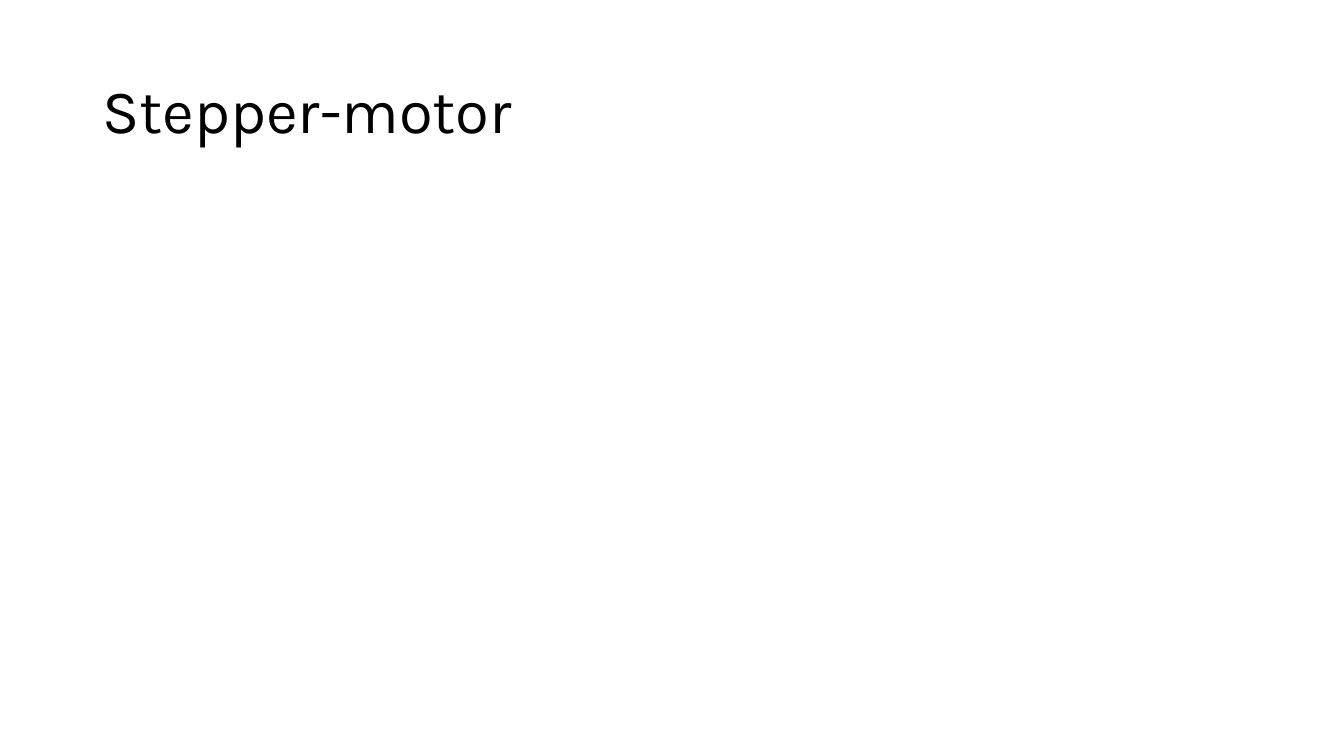
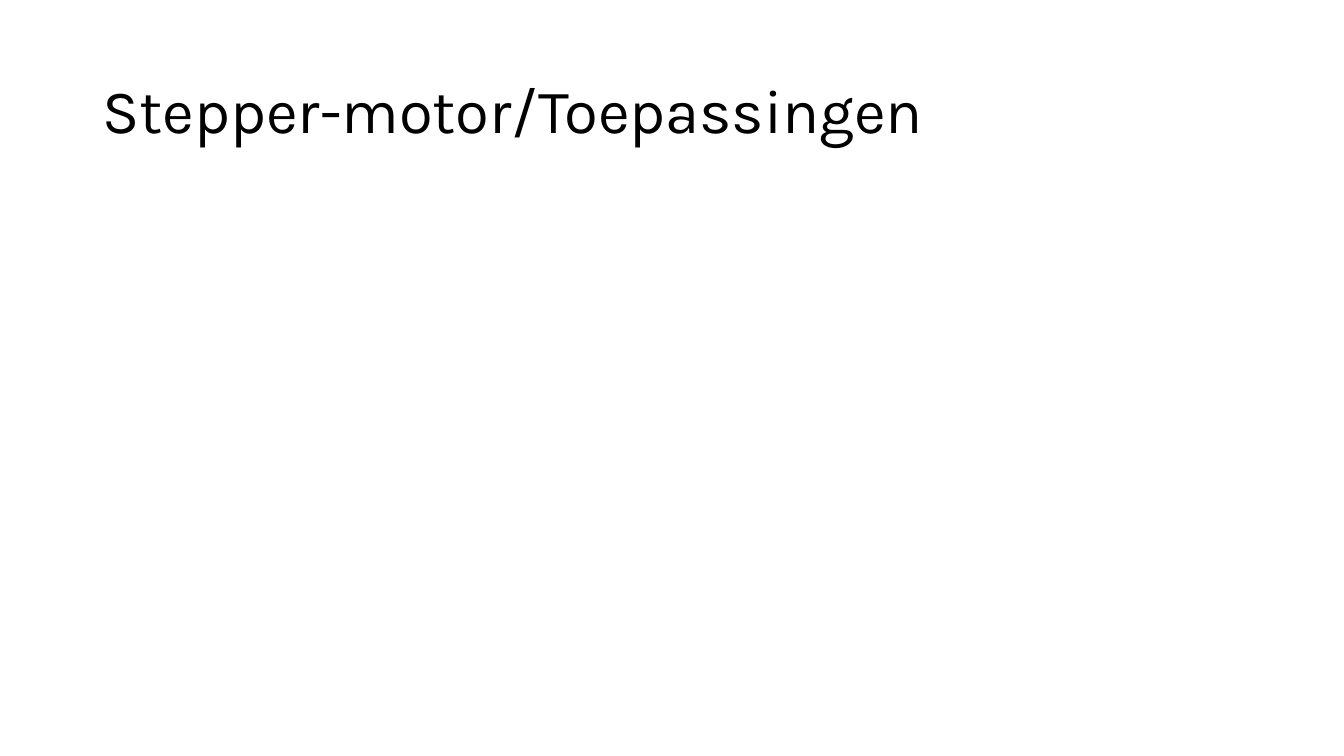
Before and after one commit to delamiro/Embedded-Stepper-Motor, a slide deck: slide 3 of docs/presentatie.odp. Drawn at 1344x756 pixels with LibreOffice and Linux fonts; fonts in the diff are those of the drawing. Boxes give left, top, right and bottom in pixels: in the first picture for what was removed or moved away, otherwise in the second. Text is boxed around its words. In the diff, an @@ line names an element or a change of style, - is before the commit and + after.

```diff
--- a/docs/presentatie.odp
+++ b/docs/presentatie.odp
@@ title at (x1=102, y1=88, x2=923, y2=148): text changed @@
-Stepper-motor
+Stepper-motor/Toepassingen
```
Also in this commit, not shown: 3 other slides changed, 1 slide added, 1 slide removed.
